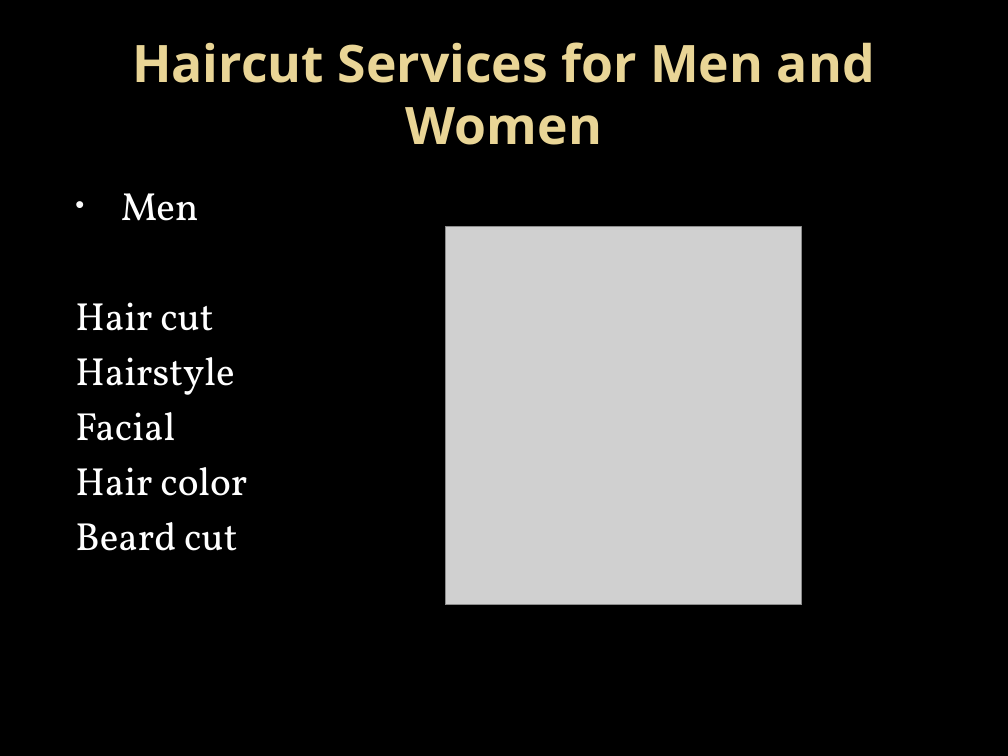
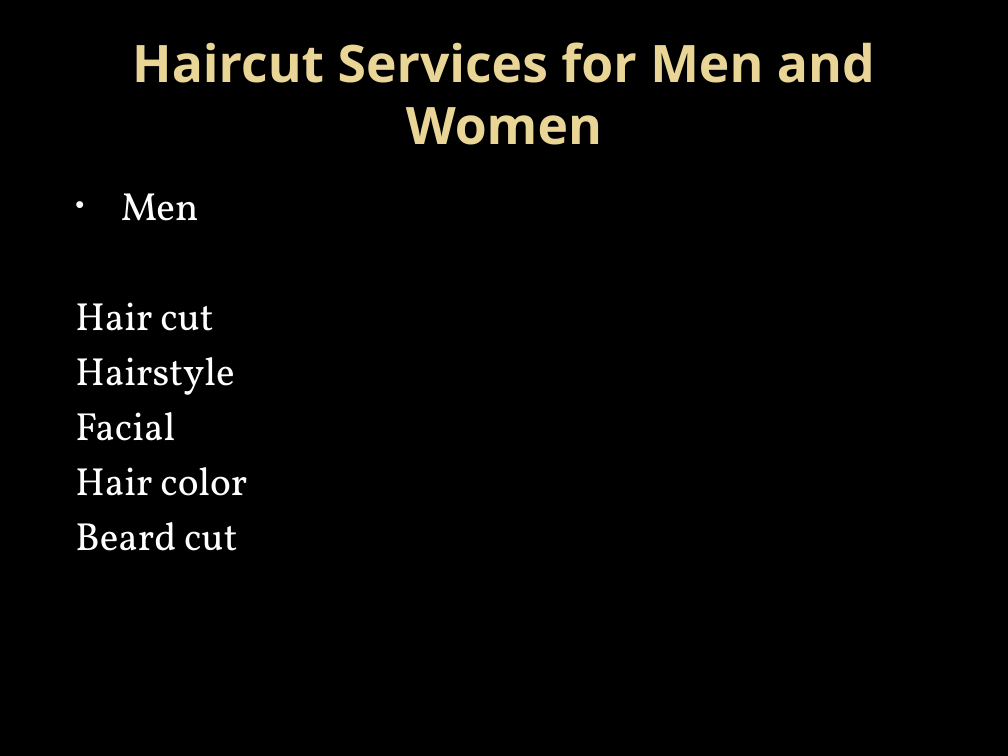
Before and after one commit to pateldev5/final-exam, a slide deck: slide 5 of web.ppt.pptx (slide 8 before the commit). Drawn at 1008x756 pixels with LibreOffice and Linux fonts; fonts in the diff are those of the drawing; grey boxes stand for pictures. Boxes give left, top, right and bottom in pixels: in the first picture for what was removed or moved away, otherwise in the second. Text is boxed around its words. In the diff, an @@ line names an element or a change of style, - is before the commit and + after.

```diff
--- a/web.ppt.pptx
+++ b/web.ppt.pptx
@@ picture removed at [446, 227, 802, 605] @@
```
Also in this commit, not shown: 4 slides removed.
